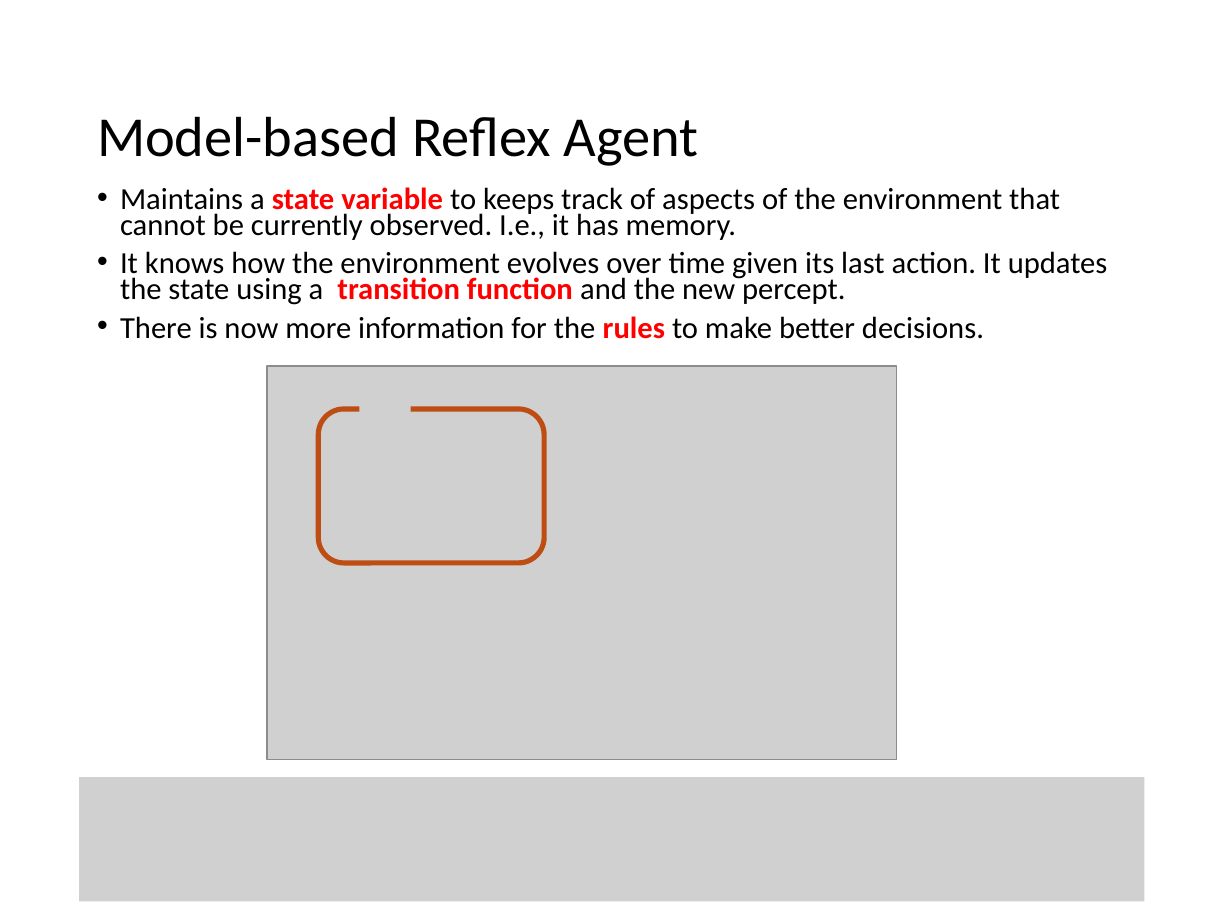
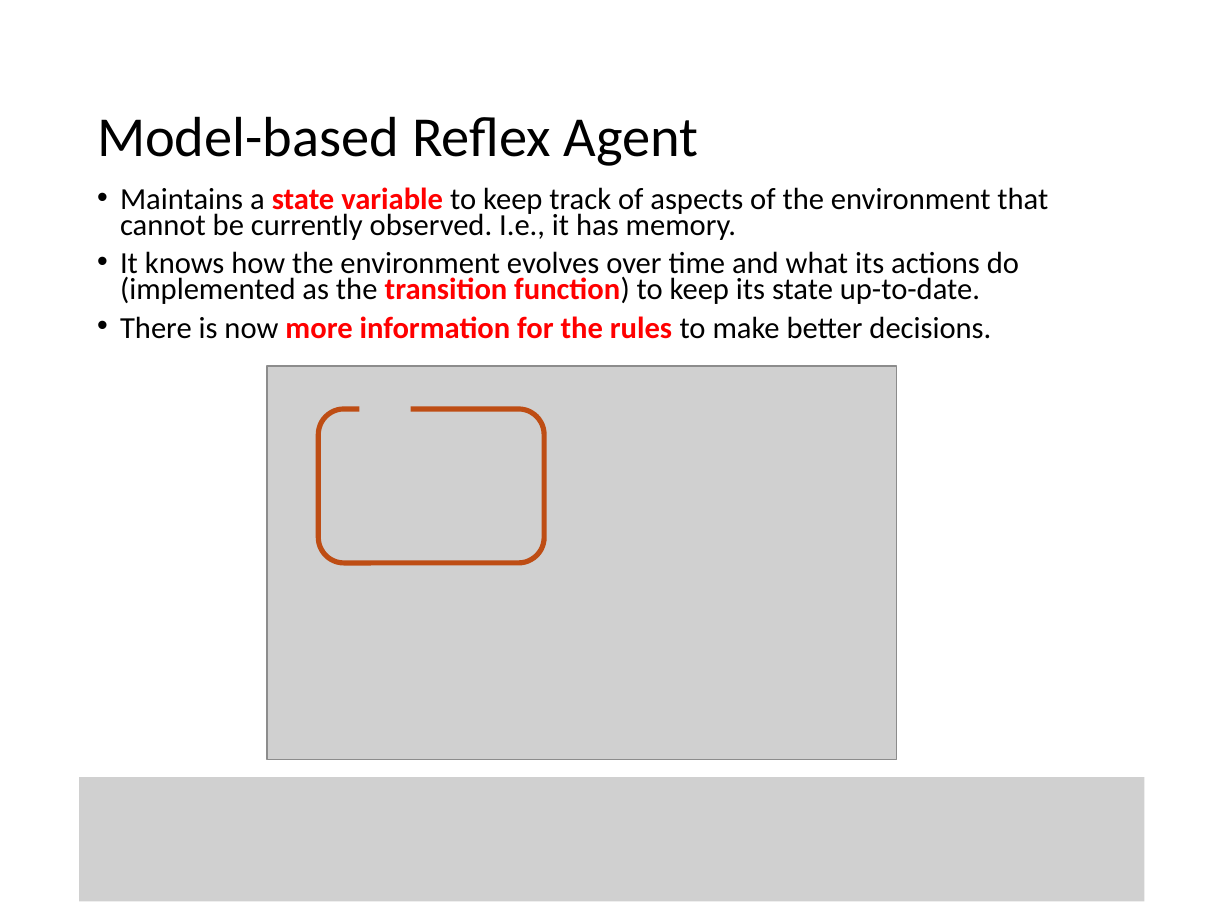
Before and after one commit to mhahsler/CS7320-AI, a slide deck: slide 24 of slides/02_agents.pptx. Drawn at 1232x924 pixels with LibreOffice and Linux fonts; fonts in the diff are those of the drawing; grey boxes stand for pictures. Boxes give left, top, right and bottom in pixels: in the first picture for what was removed or moved away, otherwise in the second. Text is boxed around its words. In the diff, an @@ line names an element or a change of style, - is before the commit and + after.

```diff
--- a/slides/02_agents.pptx
+++ b/slides/02_agents.pptx
@@ text at (120,187,1048,304): text changed @@
-• Maintains a state variable to keeps track of aspects of the environment that cannot be currently observed. I.e., it has memory.
-• It knows how the environment evolves over time given its last action. It updates the state using a transition function and the new percept.
+• Maintains a state variable to keep track of aspects of the environment that cannot be currently observed. I.e., it has memory.
+• It knows how the environment evolves over time and what its actions do (implemented as the transition function) to keep its state up-to-date.
@@ text at (120,316,991,339): text colour #000000 to #FF0000, bold on in "more information for the" @@
```
Also in this commit, not shown: 9 other slides changed, 2 slides added, 2 other files.
